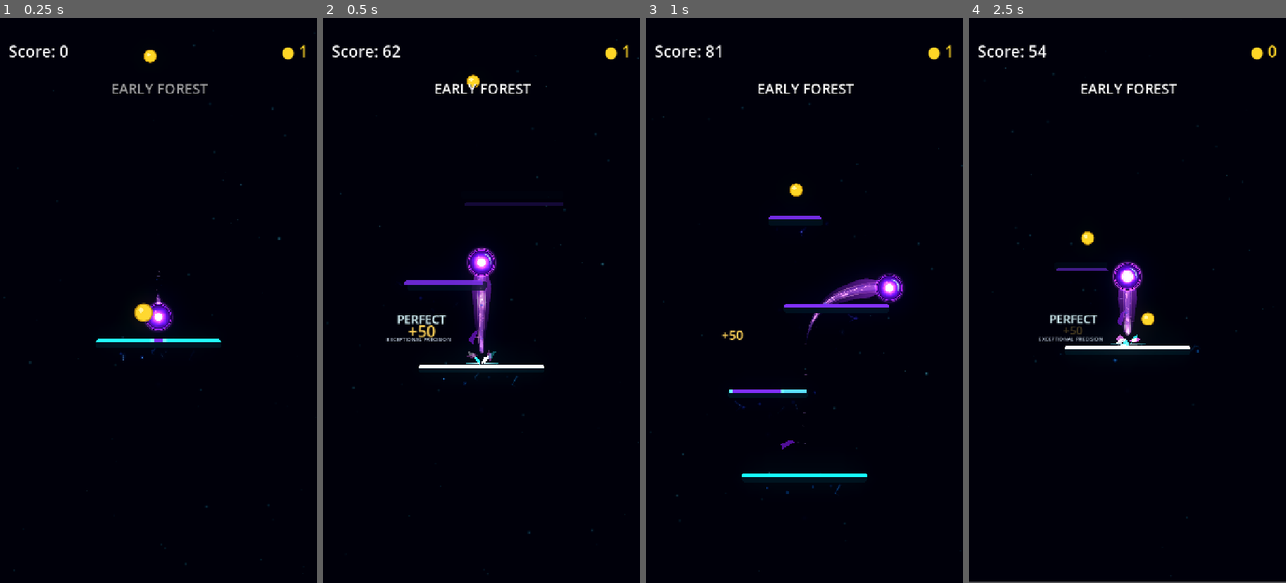
Above: before the commit, frames 1-4 (left to right).
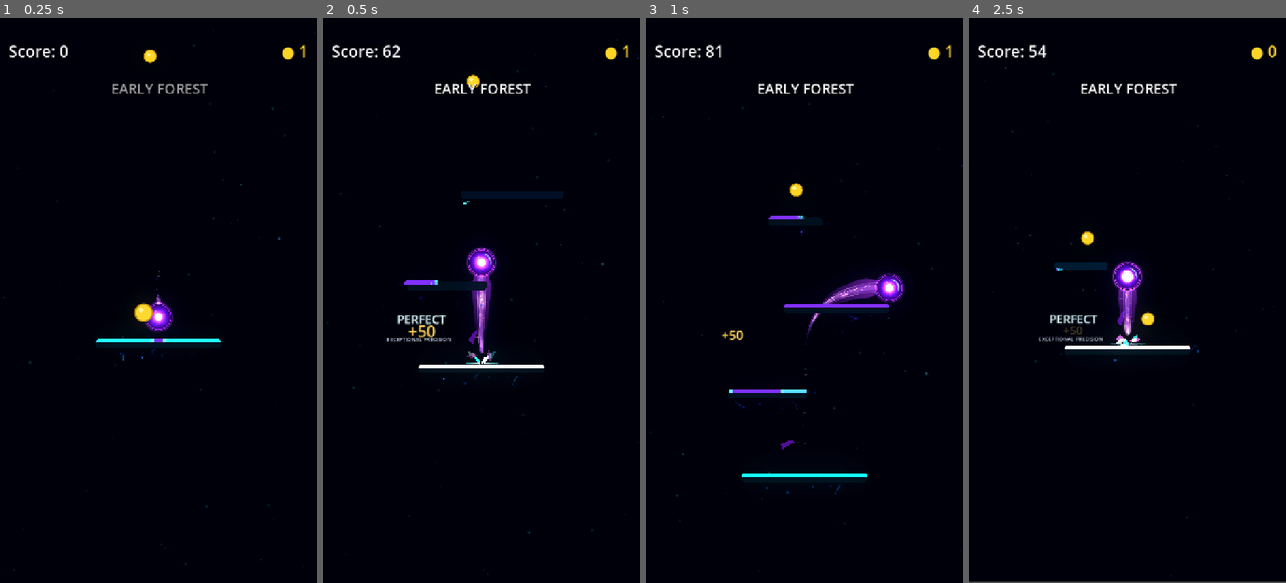
Above: after the commit, the same moments.

Repository: Kryodo/TowerJump
Game: Godot game, scene res://scenes/main.tscn
The game is run twice, just before and just after one commit, with the same random seed, the same clock (stepped at 60 frames per second) and the same inputs.
Inputs (mouse positions are in pixels of both pictures, inside the frame that each line leads up to):
- Up to frame 1 (0.25 s): no input
- Up to frame 2 (0.5 s): no input
- Up to frame 3 (1 s): move the mouse to (874, 272) at 0.52 s; hold Right (ui_right) from 0.53 s (still down); click (874, 272) at 0.67 s
- Up to frame 4 (2.5 s): release Right (ui_right) at 1.25 s; drag from (1064, 328) to (1117, 193) at 1.27 s; click "Nochmal spielen" at 2 s

Frame 1 is identical in both runs. In frame 2, 0.4% of the frame differs, in the area x 25-76%, y 32-49%; in frame 3, less than 0.1%; in frame 4, 0.2%.

Commit message:
Drive platform materialization with directional shader progress

Diff:
--- a/scripts/platform.gd
+++ b/scripts/platform.gd
@@ -61,6 +61,9 @@
 # Physical landing is surfaced as an event so the centralized landing system
 # can fan the same event out to future ball/effect/score/combo/camera/audio layers.
 signal landing_occurred(landing_world_x: float)
+## World-object hooks for the shared construction coordinator.
+signal assembly_started(platform: Node2D)
+signal assembly_completed(platform: Node2D)
 
 var platform_type: PlatformType = PlatformType.NORMAL
 ## Increments every time this pooled node is assigned a new platform spawn.
@@ -77,6 +80,9 @@
 var _landing_confirmation_tween: Tween = null
 var _assembly_tween: Tween = null
 var _is_assembled: bool = true
+var _assembly_progress: float = 1.0
+var _assembly_direction: int = 0
+var _assembly_seed: float = 0.0
 var _resonance_field: Node2D = null
 var _last_landing_world_x: float = 0.0
 var _idle_sheen_delay: float = -1.0
@@ -141,6 +147,9 @@
 		width * width_scale
 	)
 	_visual.set_instance_shader_parameter("assembly_alpha", 1.0)
+	_visual.set_instance_shader_parameter("assembly_progress", _assembly_progress)
+	_visual.set_instance_shader_parameter("assembly_direction", float(_assembly_direction))
+	_visual.set_instance_shader_parameter("assembly_seed", _assembly_seed)
 
 	_visual.color = PLATFORM_BODY_COLOR
 
@@ -168,6 +177,9 @@
 	_neon_edge.set_instance_shader_parameter("edge_height", EDGE_HEIGHT)
 	_neon_edge.set_instance_shader_parameter("idle_sheen_progress", -1.0)
 	_neon_edge.set_instance_shader_parameter("assembly_alpha", 1.0)
+	_neon_edge.set_instance_shader_parameter("assembly_progress", _assembly_progress)
+	_neon_edge.set_instance_shader_parameter("assembly_direction", float(_assembly_direction))
+	_neon_edge.set_instance_shader_parameter("assembly_seed", _assembly_seed)
 
 	if _resonance_field != null and is_instance_valid(_resonance_field):
 		_resonance_field.call(
@@ -335,18 +347,36 @@
 	return true
 
 
+func is_assembly_in_progress() -> bool:
+	return (
+		not _is_assembled
+		and _assembly_tween != null
+		and _assembly_tween.is_valid()
+		and _assembly_tween.is_running()
+	)
+
+
+func is_assembled() -> bool:
+	return _is_assembled
+
+
+func get_assembly_progress() -> float:
+	return _assembly_progress
+
+
 func begin_assembly(delay_seconds: float = 0.0) -> void:
 	if _is_assembled or not visible or _broken or _is_breaking:
 		return
 	if _assembly_tween != null and _assembly_tween.is_valid() and _assembly_tween.is_running():
 		return
 
-	# Keep future platforms completely absent until this wave reaches them.
-	# Their StaticBody2D and collision shape are already fixed at the final position;
-	# only these child visuals become visible and animate.
+	# The shader reveals the ceramic surface behind a directional, irregular
+	# construction boundary. Position/scale provide only a small finishing motion.
 	_visual.visible = true
 	_neon_edge.visible = true
-	_set_assembly_alpha(0.0)
+	modulate = Color.WHITE
+	_set_assembly_alpha(1.0)
+	_set_assembly_progress(0.0)
 	if _resonance_field != null and is_instance_valid(_resonance_field):
 		_resonance_field.visible = true
 		_resonance_field.modulate = Color(1.0, 1.0, 1.0, 0.0)
@@ -356,7 +386,13 @@
 		_assembly_tween.tween_interval(delay_seconds)
 
 	var duration: float = maxf(assembly_duration, 0.05)
-	_assembly_tween.tween_property(
+	_assembly_tween.tween_method(
+		_set_assembly_progress,
+		0.0,
+		1.0,
+		duration
+	).set_trans(Tween.TRANS_CUBIC).set_ease(Tween.EASE_IN_OUT)
+	_assembly_tween.parallel().tween_property(
 		_visual,
 		"position",
 		Vector2.ZERO,
@@ -368,23 +404,23 @@
 		Vector2.ONE,
 		duration
 	).set_trans(Tween.TRANS_BACK).set_ease(Tween.EASE_OUT)
-	_assembly_tween.parallel().tween_method(
-		_set_assembly_alpha,
-		0.0,
-		1.0,
-		duration * 0.88
-	).set_trans(Tween.TRANS_CUBIC).set_ease(Tween.EASE_OUT)
-	# Parent-level alpha is a second visual gate for all children/shaders. The
-	# platform node itself remains visible so landing prediction can still target it.
 	_assembly_tween.parallel().tween_property(
-		self,
-		"modulate:a",
-		1.0,
-		duration * 0.88
-	).set_trans(Tween.TRANS_CUBIC).set_ease(Tween.EASE_OUT)
+		_neon_edge,
+		"position",
+		Vector2.ZERO,
+		duration * 0.80
+	).set_delay(minf(duration * 0.08, 0.05)).set_trans(
+		Tween.TRANS_CUBIC
+	).set_ease(Tween.EASE_OUT)
+	_assembly_tween.parallel().tween_property(
+		_neon_edge,
+		"scale",
+		Vector2.ONE,
+		duration * 0.78
+	).set_delay(minf(duration * 0.08, 0.05)).set_trans(
+		Tween.TRANS_BACK
+	).set_ease(Tween.EASE_OUT)
 	if _resonance_field != null and is_instance_valid(_resonance_field):
-		_resonance_field.visible = true
-		_resonance_field.modulate = Color(1.0, 1.0, 1.0, 0.0)
 		_assembly_tween.parallel().tween_property(
 			_resonance_field,
 			"modulate:a",
@@ -393,23 +429,8 @@
 		).set_delay(minf(duration * 0.25, 0.12)).set_trans(
 			Tween.TRANS_CUBIC
 		).set_ease(Tween.EASE_OUT)
-	_assembly_tween.parallel().tween_property(
-		_neon_edge,
-		"position",
-		Vector2.ZERO,
-		duration * 0.80
-	).set_delay(minf(duration * 0.12, 0.07)).set_trans(
-		Tween.TRANS_CUBIC
-	).set_ease(Tween.EASE_OUT)
-	_assembly_tween.parallel().tween_property(
-		_neon_edge,
-		"scale",
-		Vector2.ONE,
-		duration * 0.78
-	).set_delay(minf(duration * 0.12, 0.07)).set_trans(
-		Tween.TRANS_BACK
-	).set_ease(Tween.EASE_OUT)
 	_assembly_tween.tween_callback(_finish_assembly)
+	assembly_started.emit(self)
 
 
 func _set_assembled_pose() -> void:
@@ -422,6 +443,7 @@
 	_visual.scale = Vector2.ONE
 	_neon_edge.scale = Vector2.ONE
 	_set_assembly_alpha(1.0)
+	_set_assembly_progress(1.0)
 	if _resonance_field != null and is_instance_valid(_resonance_field):
 		_resonance_field.visible = true
 		_resonance_field.modulate = Color.WHITE
@@ -431,6 +453,12 @@
 	var alpha: float = clampf(value, 0.0, 1.0)
 	_visual.set_instance_shader_parameter("assembly_alpha", alpha)
 	_neon_edge.set_instance_shader_parameter("assembly_alpha", alpha)
+
+
+func _set_assembly_progress(value: float) -> void:
+	_assembly_progress = clampf(value, 0.0, 1.0)
+	_visual.set_instance_shader_parameter("assembly_progress", _assembly_progress)
+	_neon_edge.set_instance_shader_parameter("assembly_progress", _assembly_progress)
 
 
 func _set_assembly_preview_pose() -> void:
@@ -446,7 +474,9 @@
 	# Alternate assembly directions across the whole tower, not just each
 	# pooled instance (all instances begin at the same spawn generation).
 	_assembly_sequence += 1
-	match _assembly_sequence % 4:
+	_assembly_direction = _assembly_sequence % 4
+	_assembly_seed = float(_assembly_sequence % 97)
+	match _assembly_direction:
 		0:
 			body_offset = Vector2(-slide, -slide * 0.12)
 			edge_offset = Vector2(slide * 0.72, slide * 0.08)
@@ -468,6 +498,7 @@
 	# Child visibility is also disabled below as an independent guard.
 	modulate = Color(1.0, 1.0, 1.0, 0.0)
 	_set_assembly_alpha(0.0)
+	_set_assembly_progress(0.0)
 	if _resonance_field != null and is_instance_valid(_resonance_field):
 		_resonance_field.visible = false
 		_resonance_field.modulate = Color.WHITE
@@ -476,6 +507,7 @@
 func _finish_assembly() -> void:
 	_set_assembled_pose()
 	_assembly_tween = null
+	assembly_completed.emit(self)
 
 
 func on_ball_landed(landing_world_x: float) -> float:
